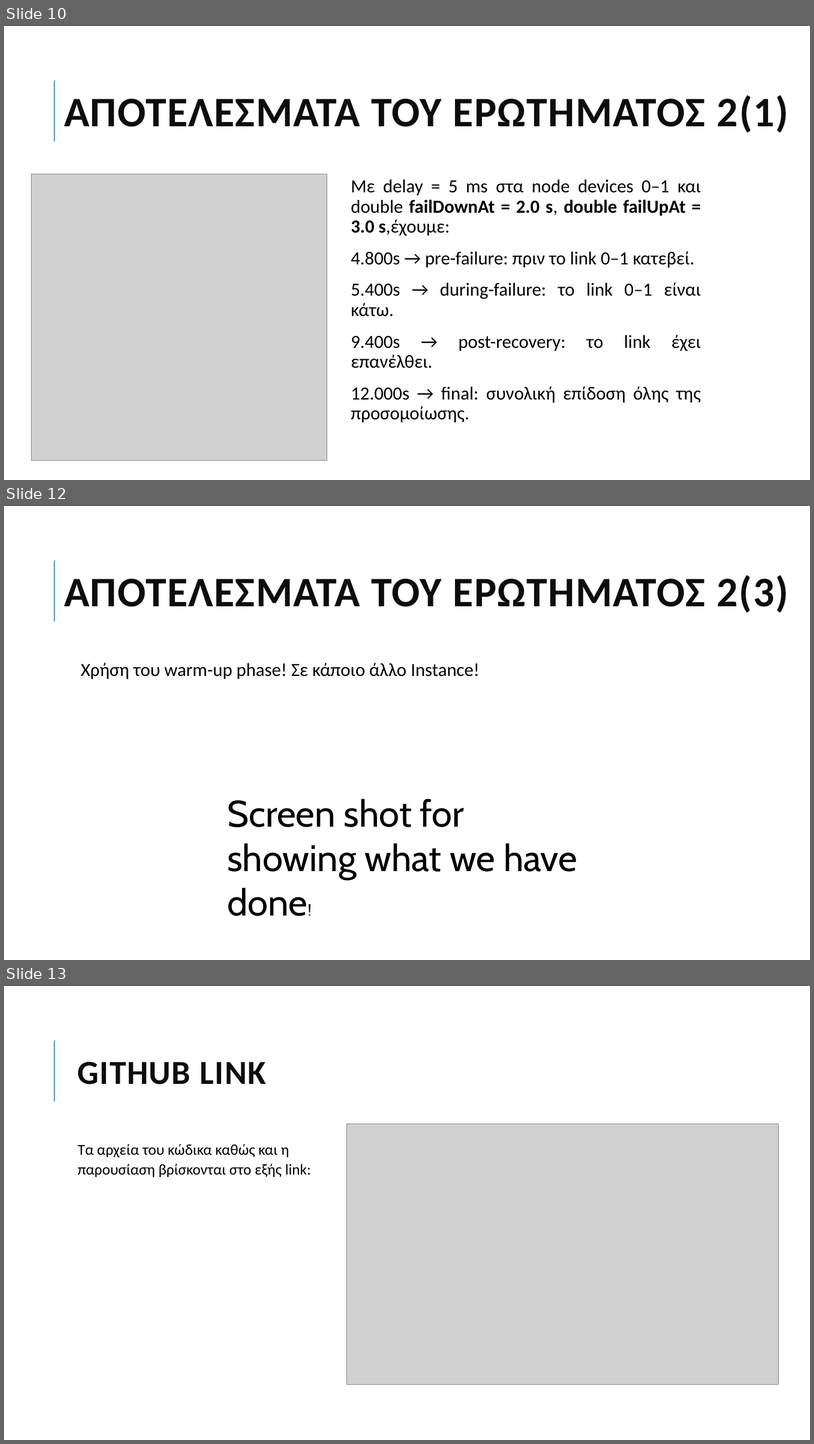
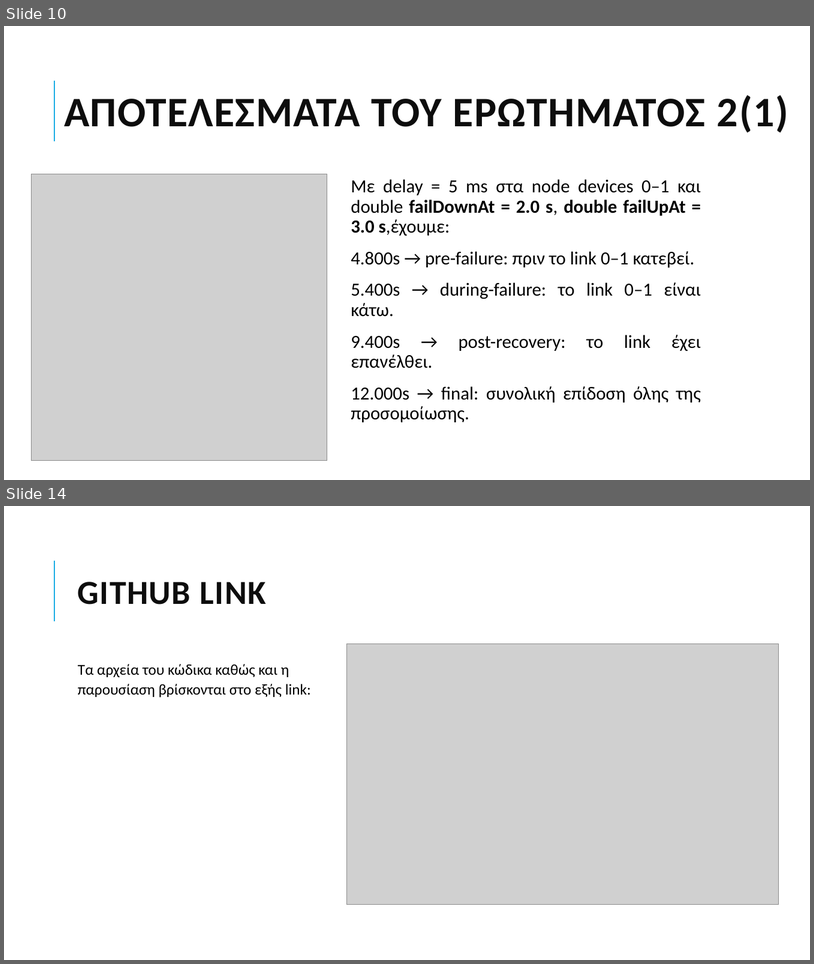
Before and after one commit to grgmyl/Ns3Project, a slide deck: Presentations/Ns-3_presentation_F.pptx. Shown one above the other, each under a label of ours: slides 10, 12 and 13 before the commit, slides 10 and 14 after it; the slides between them are not shown. The pictures are 814x1444 and 814x964 pixels, drawn with LibreOffice and Linux fonts; fonts in the diff are those of the drawing; grey boxes stand for pictures. Boxes give left, top, right and bottom in pixels: in the first picture for what was removed or moved away, otherwise in the second. Text is boxed around its words. In the diff, an @@ line names an element or a change of style, - is before the commit and + after.

```diff
--- a/Presentations/Ns-3_presentation_F.pptx
+++ b/Presentations/Ns-3_presentation_F.pptx
@@ slide 12 removed at <box>4,506,810,960</box>, background #FFFFFF; not listed: 1 template element that a slide beside it also shows @@
@@ title removed at <box>64,575,789,613</box> @@
-ΑΠΟΤΕΛΕΣΜΑΤΑ ΤΟΥ ΕΡΩΤΗΜΑΤΟΣ 2(3)
@@ text removed at <box>81,663,480,679</box> @@
-  Χρήση του warm-up phase! Σε κάποιο άλλο Instance!
@@ text removed at <box>227,798,578,916</box> @@
-Screen shot for showing what we have done!
@@ what was slide 13 is now slide 14 @@
```
Also in this commit, not shown: 2 slides changed, 2 slides added.
